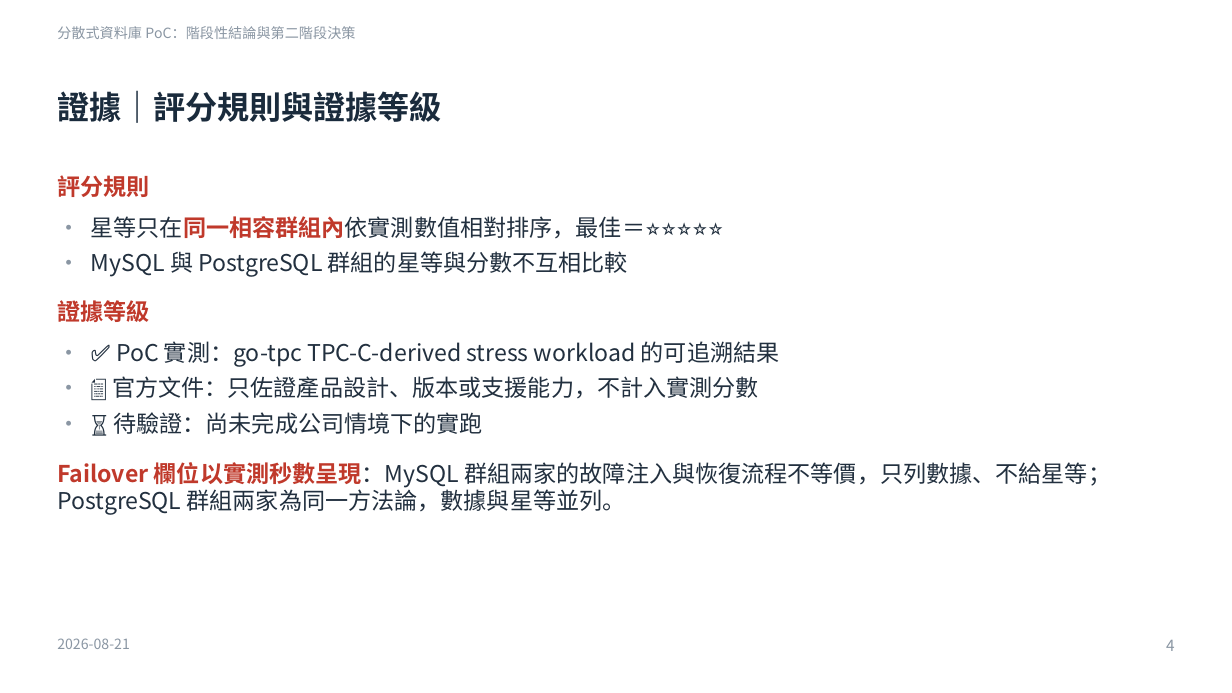
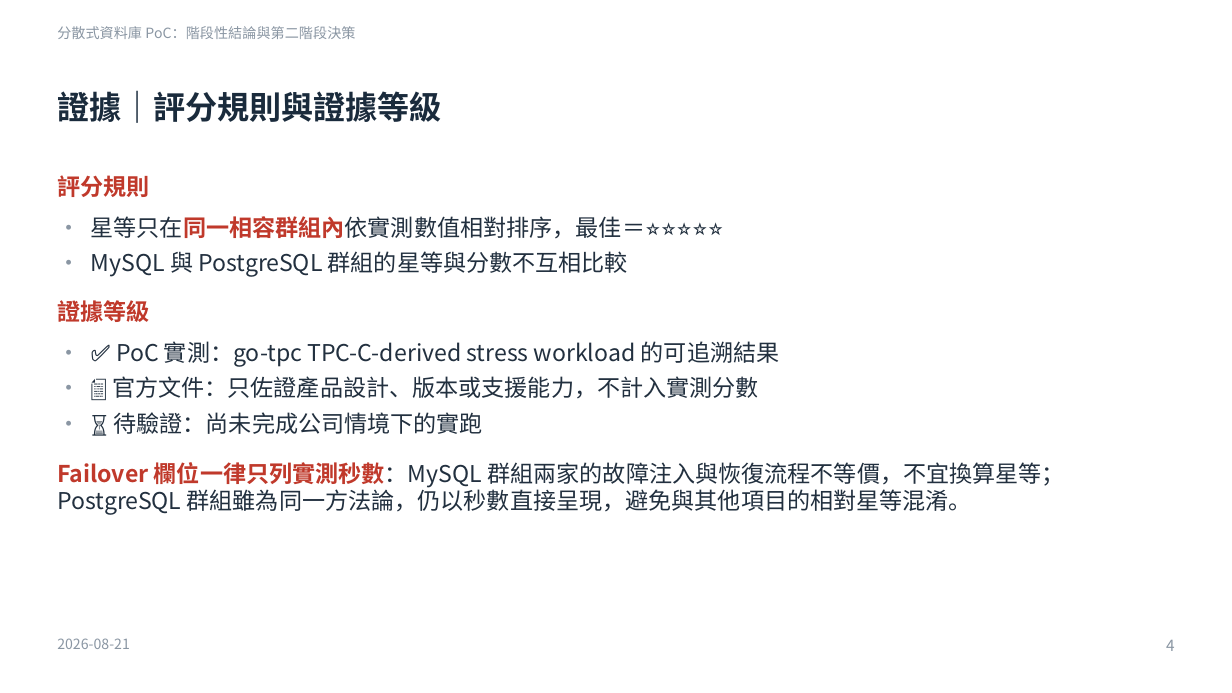
Before and after one commit to heavenruler/dba_career, a slide deck: slide 4 of poc/1_MeetingMinutes/0821_slide.pptx. Drawn at 1232x693 pixels with LibreOffice and Linux fonts; fonts in the diff are those of the drawing. Boxes give left, top, right and bottom in pixels: in the first picture for what was removed or moved away, otherwise in the second. Text is boxed around its words. In the diff, an @@ line names an element or a change of style, - is before the commit and + after.

```diff
--- a/poc/1_MeetingMinutes/0821_slide.pptx
+++ b/poc/1_MeetingMinutes/0821_slide.pptx
@@ text at [57,462,1065,515]: text changed @@
-Failover 欄位以實測秒數呈現：MySQL 群組兩家的故障注入與恢復流程不等價，只列數據、不給星等；PostgreSQL 群組兩家為同一方法論，數據與星等並列。
+Failover 欄位一律只列實測秒數：MySQL 群組兩家的故障注入與恢復流程不等價，不宜換算星等；PostgreSQL 群組雖為同一方法論，仍以秒數直接呈現，避免與其他項目的相對星等混淆。
```
Also in this commit, not shown: 7 other slides changed, 2 other files.
